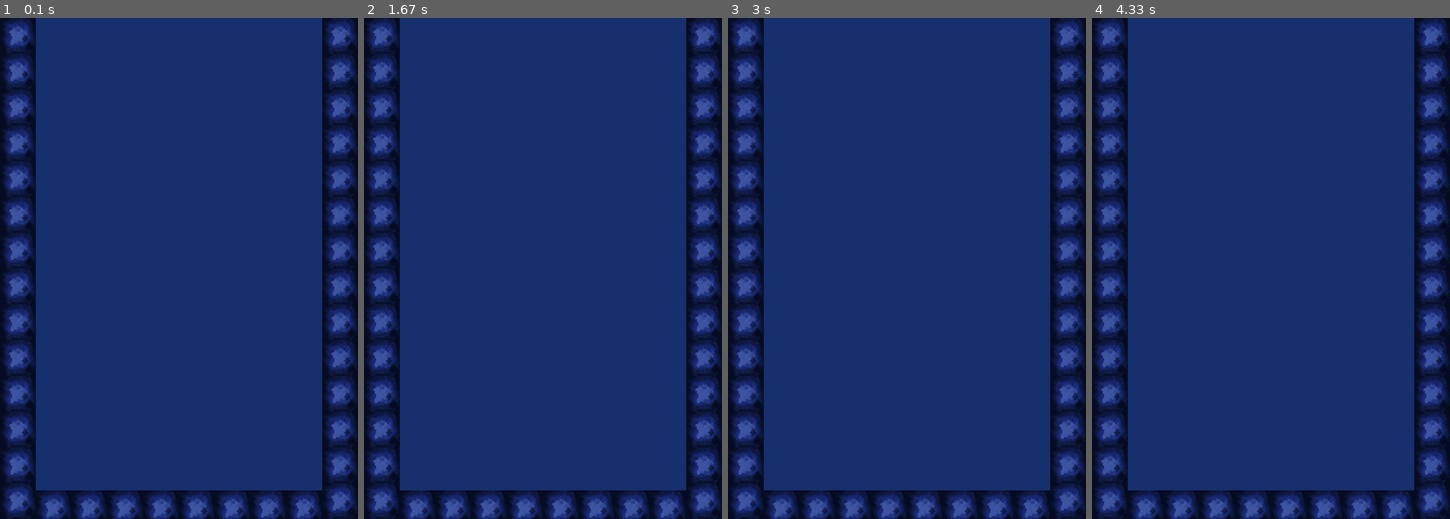
Above: before the commit, frames 1-4 (left to right).
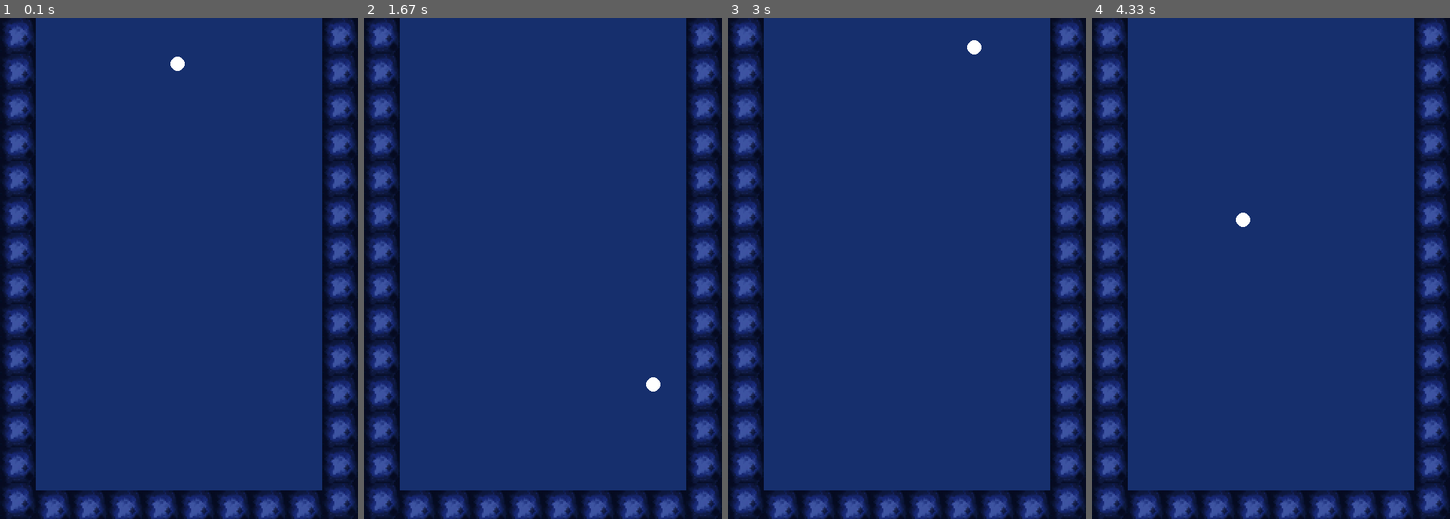
Above: after the commit, the same moments.

Repository: insper-classroom/devlife-23-1-projeto-pygame-esther_nina
Game: pygame game, started from code/jogo.py
Same seed, same stepped clock (60 frames per second), same inputs: the game is played once before the commit and once after it.
Inputs:
- Up to frame 1 (0.1 s): no input
- Up to frame 2 (1.67 s): no input
- Up to frame 3 (3 s): no input
- Up to frame 4 (4.33 s): no input

The runs differ from the first frame. In frame 1, less than 0.1% of the frame differs, in the area x 47-52%, y 7-11%; in frame 2, less than 0.1%; in frame 3, less than 0.1%; in frame 4, less than 0.1%.

Commit message:
pingando

Diff:
--- a/code/funcoes.py
+++ b/code/funcoes.py
@@ -5,10 +5,14 @@
     def __init__(self):
         pygame.init()
         # Set tamanhos e cores
-        self.tamanho_tela = [ 500, 700]
+        self.tamanho_tela = [500, 700]
         self.cor_fundo =  (22, 47, 109)
-        self.bolinha = (150,490, 5)
+        self.bolinha = (150, 490, 5)
         self.cor_bolinha = (120, 148, 204)
+        # Calcular a posição do jogador após pingar
+        self.bolinha_pos = [240, 50]
+        self.bolinha_vel = [100, 150]
+        self.bolinha_tempo = 0
         # Loading de imagens e sons
         self.bloco_img =  pygame.transform.scale(pygame.image.load('bloquinho.png'), (50,50))
         self.pedrinha_img = pygame.transform.scale(pygame.image.load('pedrinha.png'),(40,40))
@@ -18,14 +22,31 @@
         # g.add(jog)
         # g.update()
 
-
     def cria_pedras(self):
         pos_pedras = [1,51,101,151,201,251,301,351,401,451,500]
         self.pedras = pygame.sprite.Group()
         x = random.choice(pos_pedras)
         self.pedras.add((x,1))
+        print(self.pedras())
 
+    def bola_quica(self):
+        # Intervalo de tempo
+        hm = pygame.time.get_ticks()
+        delta = (hm - self.bolinha_tempo) / 1000
+        self.bolinha_tempo = hm
 
+        # Calcula a velocidade alterada pela aceleração (gravidade) e o tempo
+        self.bolinha_vel[1] += 400 * delta
+
+        # Com isso, calcula as novas posições
+        self.bolinha_pos[0] += self.bolinha_vel[0] * delta
+        self.bolinha_pos[1] += self.bolinha_vel[1] * delta
+
+       # Coloca limites nas paredes
+        if self.bolinha_pos[0] - 10 < 50 or self.bolinha_pos[0] + 10 >= 450:
+            self.bolinha_vel[0] *= - 1
+        if self.bolinha_pos[1] - 10 > 650:
+            self.bolinha_vel[1] *= - 1
 
     def atualiza_estado(self):
         for evento in pygame.event.get():
@@ -40,13 +61,15 @@
         y = 0
         while x <= self.tamanho_tela[0]:
             # BOTTOM
-            self.window.blit(self.bloco_img, (x,660))
+            self.window.blit(self.bloco_img, (x, 660))
             x += 50
         while y <= self.tamanho_tela[1] - 50:
             # WALLS
-            self.window.blit(self.bloco_img, (0,y))
-            self.window.blit(self.bloco_img, (450,y))
-            y+= 50
+            self.window.blit(self.bloco_img, (0, y))
+            self.window.blit(self.bloco_img, (450, y))
+            y += 50
+        self.bola_quica()
+        pygame.draw.circle(self.window, (255, 255, 255), self.bolinha_pos, 10)
         pygame.display.update()
 
     def game_loop(self):
Not shown, removed: code/funcoes
